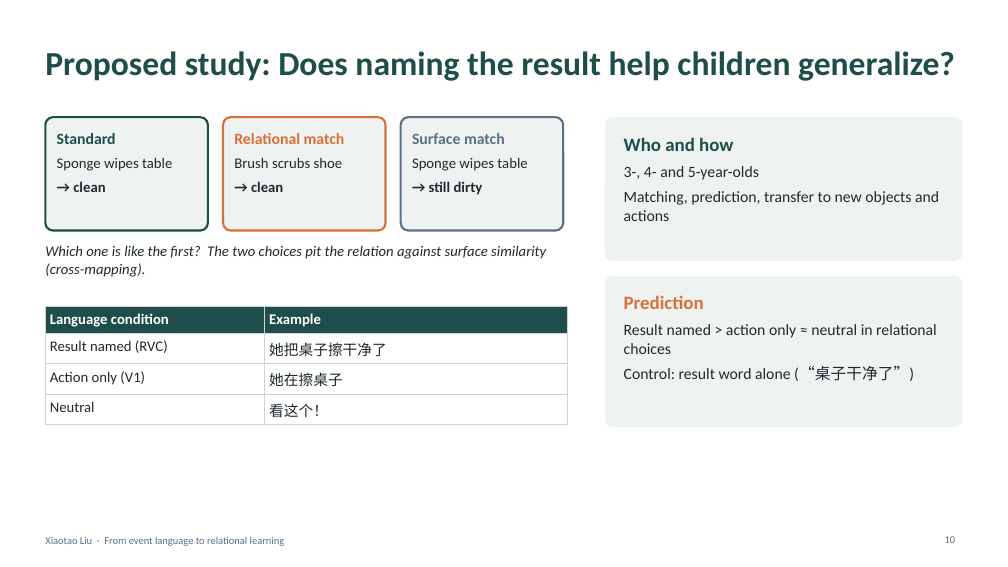
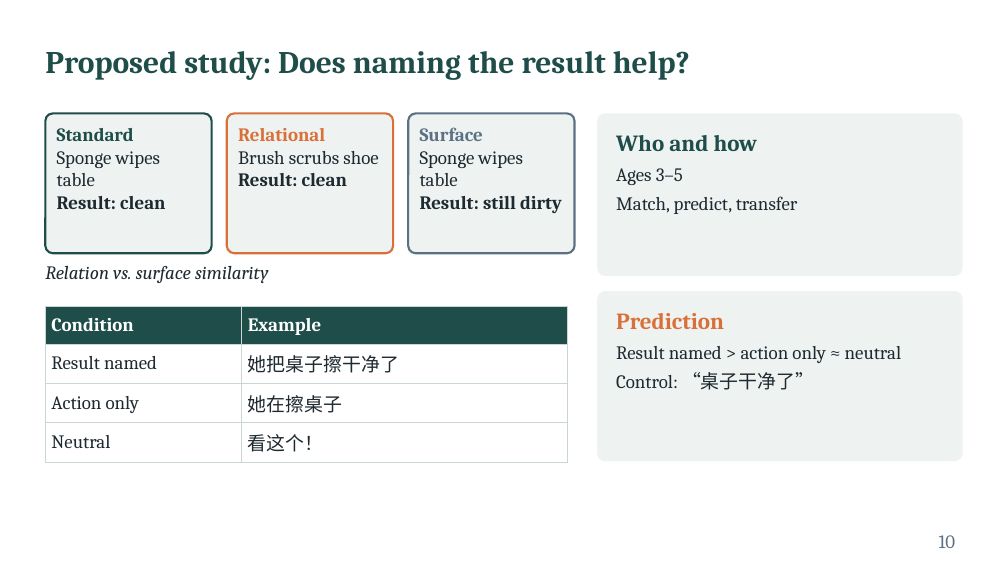
Before and after one commit to xtaoliu/claude, a slide deck: slide 10 of Liu_postdoc_interview_talk.pptx. Drawn at 1008x567 pixels with LibreOffice and Linux fonts; fonts in the diff are those of the drawing. Boxes give left, top, right and bottom in pixels: in the first picture for what was removed or moved away, otherwise in the second. Text is boxed around its words. In the diff, an @@ line names an element or a change of style, - is before the commit and + after.

```diff
--- a/Liu_postdoc_interview_talk.pptx
+++ b/Liu_postdoc_interview_talk.pptx
@@ title at (45,51,690,80): text changed; size 32 to 30 pt; font Calibri to Cambria @@
-Proposed study: Does naming the result help children generalize?
+Proposed study: Does naming the result help?
@@ rounded rectangle: place and size @@
-rounded rectangle at (45,117,208,231)
+rounded rectangle at (45,113,212,253)
@@ rounded rectangle: place and size @@
-rounded rectangle at (223,117,386,231)
+rounded rectangle at (227,113,393,253)
@@ rounded rectangle: place and size @@
-rounded rectangle at (401,117,563,231)
+rounded rectangle at (408,113,575,253)
@@ rounded rectangle: place and size @@
-rounded rectangle at (605,117,963,261)
+rounded rectangle at (597,113,963,276)
@@ text at (57,128,160,186): size 15 to 18 pt in "Standard"; font Calibri to Cambria in "Standard", "Sponge wipes table"; size 14 to 18 pt in "Sponge wipes table"; less space between paragraphs @@
@@ text at (238,128,325,141): text changed; size 15 to 18 pt; font Calibri to Cambria @@
-Relational match
+Relational
@@ text at (420,127,483,141): text changed; size 15 to 18 pt; font Calibri to Cambria @@
-Surface match
+Surface
@@ text "Surface": place and size @@
-text "Surface" at (412,133,527,195)
+text "Surface" at (420,127,562,213)
@@ text at (616,135,758,151): size 18 to 22 pt, font Calibri to Cambria in "Who and how" @@
@@ text "Who and how": place and size @@
-text "Who and how" at (624,137,939,221)
+text "Who and how" at (616,135,798,214)
@@ text at (238,173,347,186): text changed; size 14 to 18 pt; font Calibri to Cambria @@
-→ clean
+Result: clean
@@ text at (238,151,378,164): size 14 to 18 pt, font Calibri to Cambria in "Brush scrubs shoe"; less space between paragraphs @@
@@ text at (420,151,522,186): size 14 to 18 pt, font Calibri to Cambria in "Sponge wipes table"; less space between paragraphs @@
@@ text at (616,168,798,214): text changed; size 15 to 18 pt; font Calibri to Cambria @@
-3-, 4- and 5-year-olds
-Matching, prediction, transfer to new objects and actions
+Ages 3–5
+Match, predict, transfer
@@ text at (57,196,165,209): text changed; size 14 to 18 pt; font Calibri to Cambria @@
-→ clean
+Result: clean
@@ text at (420,196,562,213): text changed; size 14 to 18 pt; font Calibri to Cambria @@
-→ still dirty
+Result: still dirty
@@ text at (45,266,268,283): text changed; size 14 to 18 pt; font Calibri to Cambria @@
-Which one is like the first? The two choices pit the relation against surface similarity (cross-mapping).
+Relation vs. surface similarity
@@ proportions changed in 5 elements at (597,113,963,276), (45,113,212,253), (227,113,393,253), (408,113,575,253), (597,291,963,461) @@
@@ rounded rectangle: place and size @@
-rounded rectangle at (605,276,963,427)
+rounded rectangle at (597,291,963,461)
@@ table at (45,306,567,456) @@
-row 1, column 1: Language condition
+row 1, column 1: Condition
-row 2, column 1: Result named (RVC)
+row 2, column 1: Result named
-row 3, column 1: Action only (V1)
+row 3, column 1: Action only
@@ size 14 to 18 pt, font Calibri to Cambria in "Example", "她把桌子擦干净了", "她在擦桌子", "Neutral" and 1 more places @@
@@ text at (616,313,724,329): size 18 to 22 pt, font Calibri to Cambria in "Prediction" @@
@@ text "Prediction": place and size @@
-text "Prediction" at (624,295,937,381)
+text "Prediction" at (616,313,901,390)
@@ text at (616,346,901,390): text changed; size 15 to 18 pt; font Calibri to Cambria @@
-Result named > action only ≈ neutral in relational choices
-Control: result word alone (“桌子干净了”)
+Result named > action only ≈ neutral
+Control: “桌子干净了”
@@ text removed at (45,537,285,546) @@
-Xiaotao Liu · From event language to relational learning
@@ page number at (939,535,956,548): size 10 to 18 pt, font Calibri to Cambria @@
```
Also in this commit, not shown: 11 other slides changed.
